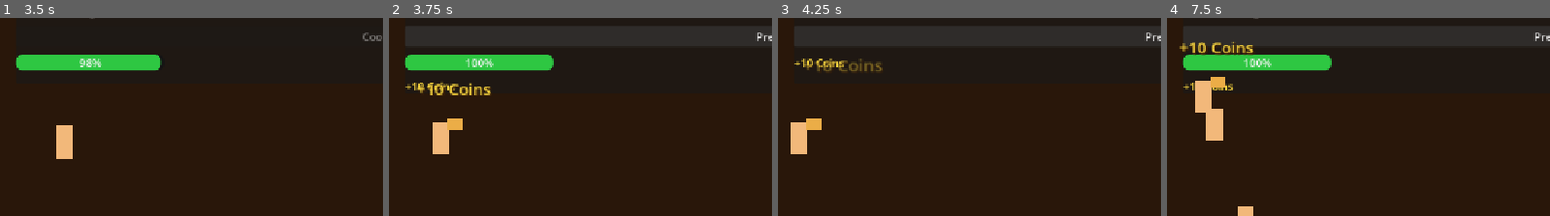
Above: before the commit, frames 1-4 (left to right).
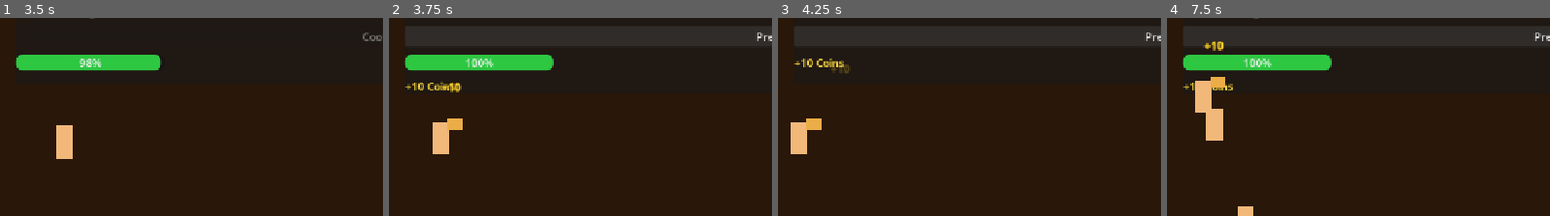
Above: after the commit, the same moments.

Repository: pyto159/ShawarmaEmpire
Game: Godot game, scene res://Scenes/Main.tscn
Two runs of this game, one before a commit and one after it. Both use one fixed random seed, a clock stepped at 60 frames per second and the inputs below.
Inputs:
- Up to frame 1 (3.5 s): click "Prepare" at 0.5 s
- Up to frame 2 (3.75 s): no input
- Up to frame 3 (4.25 s): no input
- Up to frame 4 (7.5 s): click "Prepare" at 4.25 s
The pictures show only the part of the screen within x 0-50%, y 14-64%; the shares and areas given below are measured in that part.

Frame 1 is identical in both runs. In frame 2, 0.7% of the frame differs, in the area x 7-27%, y 32-40%; in frame 3, 0.5%; in frame 4, 0.8%, in the area x 3-23%, y 11-20%.

Commit message:
Add floating coin label feedback

Diff:
--- a/shawarma-empire/Scenes/Main.gd
+++ b/shawarma-empire/Scenes/Main.gd
@@ -10,7 +10,7 @@
 @export var spawn_interval: float = DEFAULT_SPAWN_INTERVAL
 @export var max_active_customers: int = DEFAULT_MAX_ACTIVE_CUSTOMERS
 @export var queue_capacity: int = DEFAULT_QUEUE_CAPACITY
-@export var floating_coin_feedback_scene: PackedScene
+@export var floating_coin_label_scene: PackedScene
 
 @onready var game_hud: GameHUD = $GameHUD
 @onready var cooking_stand: CookingStand = $World/CookingStand
@@ -161,15 +161,15 @@
 
 
 func _show_floating_coin_feedback(source_position: Vector2, amount: int) -> void:
-	if floating_coin_feedback_scene == null or amount <= 0:
+	if floating_coin_label_scene == null or amount <= 0:
 		return
 
-	var feedback: Node = floating_coin_feedback_scene.instantiate()
-	if not feedback is FloatingCoinFeedback:
+	var feedback: Node = floating_coin_label_scene.instantiate()
+	if not feedback is FloatingCoinLabel:
 		feedback.queue_free()
 		return
 
-	var floating_feedback: FloatingCoinFeedback = feedback as FloatingCoinFeedback
-	floating_coin_layer.add_child(floating_feedback)
-	floating_feedback.global_position = source_position + FLOATING_COIN_OFFSET
-	floating_feedback.play(amount)
+	var floating_label: FloatingCoinLabel = feedback as FloatingCoinLabel
+	floating_coin_layer.add_child(floating_label)
+	floating_label.global_position = source_position + FLOATING_COIN_OFFSET
+	floating_label.play(amount)
--- a/shawarma-empire/Scenes/Main.tscn
+++ b/shawarma-empire/Scenes/Main.tscn
@@ -6,7 +6,7 @@
 [ext_resource type="Script" path="res://Scripts/Stand/ShawarmaStand.gd" id="5_stand"]
 [ext_resource type="PackedScene" path="res://Scenes/Stand/CookingStand.tscn" id="6_cooking_stand"]
 [ext_resource type="PackedScene" path="res://Scenes/UI/GameHUD.tscn" id="7_game_hud"]
-[ext_resource type="PackedScene" path="res://Scenes/UI/FloatingCoinFeedback.tscn" id="8_floating_coin_feedback"]
+[ext_resource type="PackedScene" path="res://Scenes/UI/FloatingCoinLabel.tscn" id="8_floating_coin_label"]
 [ext_resource type="PackedScene" path="res://Scenes/Customer/Customer.tscn" id="13_customer"]
 [ext_resource type="Script" path="res://Scripts/Spawning/Spawner2D.gd" id="9_spawner"]
 [ext_resource type="Script" path="res://Scripts/Spawning/SpawnPoint2D.gd" id="10_spawn_point"]
@@ -30,7 +30,7 @@
 grow_horizontal = 2
 grow_vertical = 2
 script = ExtResource("1_main")
-floating_coin_feedback_scene = ExtResource("8_floating_coin_feedback")
+floating_coin_label_scene = ExtResource("8_floating_coin_label")
 
 [node name="Background" type="ColorRect" parent="."]
 layout_mode = 1
--- /dev/null
+++ b/shawarma-empire/Scenes/UI/FloatingCoinLabel.tscn
@@ -0,0 +1,23 @@
+[gd_scene load_steps=2 format=3 uid="uid://floating_coin_label"]
+
+[ext_resource type="Script" path="res://Scripts/UI/FloatingCoinLabel.gd" id="1_floating_coin_label"]
+
+[node name="FloatingCoinLabel" type="Node2D"]
+script = ExtResource("1_floating_coin_label")
+
+[node name="AmountLabel" type="RichTextLabel" parent="."]
+unique_name_in_owner = true
+mouse_filter = 2
+offset_left = -40.0
+offset_top = -18.0
+offset_right = 40.0
+offset_bottom = 18.0
+pivot_offset = Vector2(40, 18)
+bbcode_enabled = true
+text = "[center][b]+0[/b][/center]"
+fit_content = true
+scroll_active = false
+theme_override_colors/default_color = Color(1, 0.86, 0.18, 1)
+theme_override_colors/font_outline_color = Color(0.24, 0.12, 0.02, 0.95)
+theme_override_constants/outline_size = 3
+theme_override_font_sizes/font_size = 24
--- /dev/null
+++ b/shawarma-empire/Scripts/UI/FloatingCoinLabel.gd
@@ -0,0 +1,41 @@
+extends Node2D
+class_name FloatingCoinLabel
+
+const FLOAT_DISTANCE: float = 50.0
+const FADE_DURATION: float = 0.8
+const SCALE_DURATION: float = 0.15
+const START_SCALE: Vector2 = Vector2(0.8, 0.8)
+const END_SCALE: Vector2 = Vector2.ONE
+const TEXT_PREFIX: String = "+"
+
+@onready var amount_label: RichTextLabel = %AmountLabel
+
+
+func _ready() -> void:
+	visible = false
+	amount_label.mouse_filter = Control.MOUSE_FILTER_IGNORE
+
+
+func play(amount: int) -> void:
+	if amount <= 0:
+		queue_free()
+		return
+
+	amount_label.text = "[center][b]" + TEXT_PREFIX + str(amount) + "[/b][/center]"
+	visible = true
+	_start_animation()
+
+
+func _start_animation() -> void:
+	var start_position: Vector2 = position
+	var end_position: Vector2 = start_position + Vector2.UP * FLOAT_DISTANCE
+	modulate = Color.WHITE
+	scale = START_SCALE
+
+	var tween: Tween = create_tween()
+	tween.set_parallel(true)
+	tween.tween_property(self, "position", end_position, FADE_DURATION).set_trans(Tween.TRANS_QUAD).set_ease(Tween.EASE_OUT)
+	tween.tween_property(self, "modulate:a", 0.0, FADE_DURATION).set_trans(Tween.TRANS_QUAD).set_ease(Tween.EASE_IN)
+	tween.tween_property(self, "scale", END_SCALE, SCALE_DURATION).set_trans(Tween.TRANS_BACK).set_ease(Tween.EASE_OUT)
+	tween.set_parallel(false)
+	tween.tween_callback(queue_free)
Not shown, changed: Docs/TECHNICAL.md
